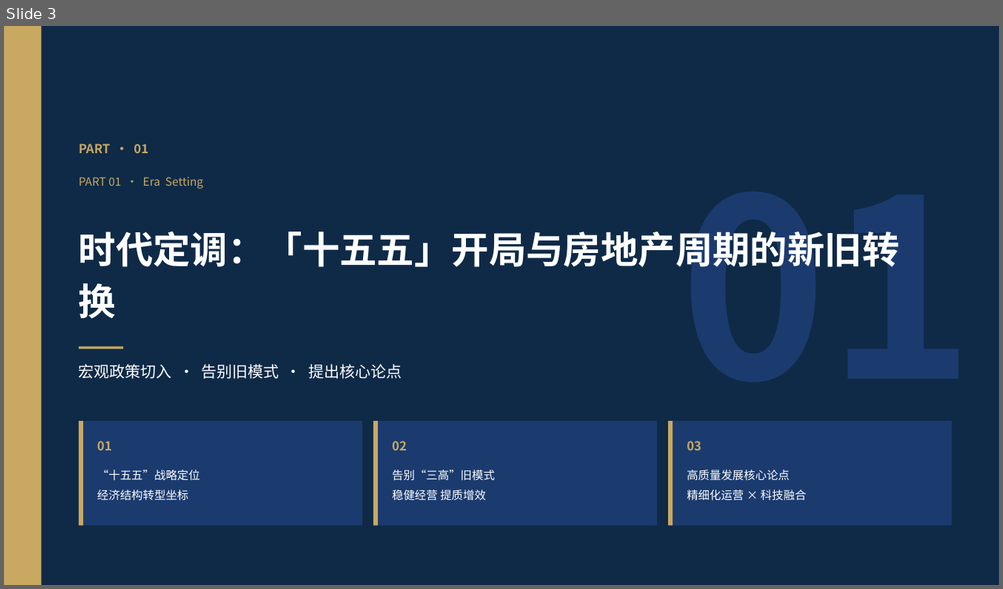
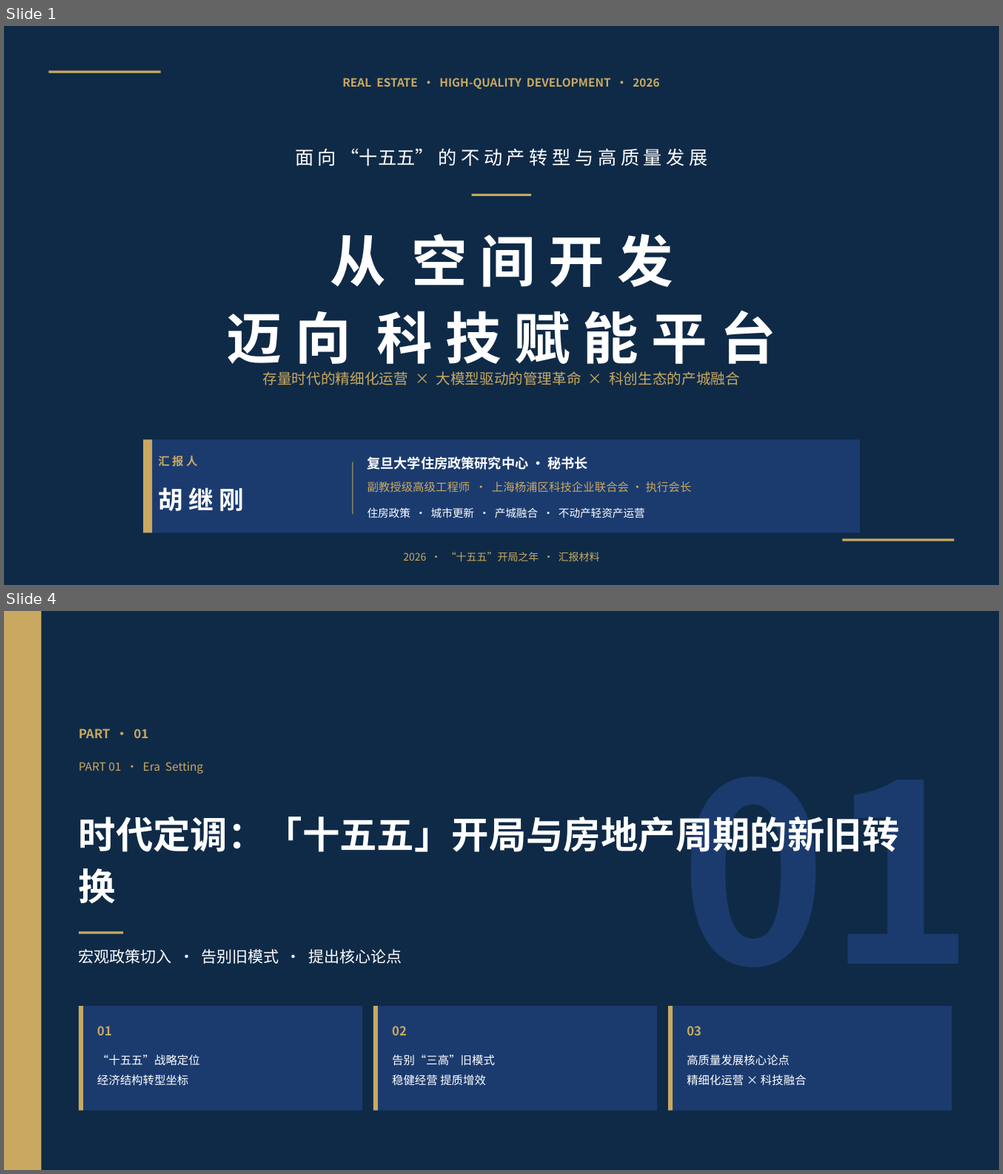
Before and after one commit to hujigang2010-maker/AIDEN, a slide deck: 十五五不动产高质量发展汇报.pptx. Shown one above the other, each under a label of ours: slide 3 before the commit, slides 1 and 4 after it; the slides between them are not shown. The pictures are 1003x589 and 1003x1174 pixels, drawn with LibreOffice and Linux fonts; fonts in the diff are those of the drawing. Boxes give left, top, right and bottom in pixels: in the first picture for what was removed or moved away, otherwise in the second. Text is boxed around its words. In the diff, an @@ line names an element or a change of style, - is before the commit and + after.

```diff
--- a/十五五不动产高质量发展汇报.pptx
+++ b/十五五不动产高质量发展汇报.pptx
@@ slide 1 added at <box>4,26,999,585</box>, background #FFFFFF @@
@@ rectangle added at <box>4,26,999,585</box>, fill #0F2A47 @@
@@ rectangle added at <box>48,70,161,73</box>, fill #C9A961 @@
@@ text added at <box>342,78,659,89</box>, 11 pt, text #C9A961, bold @@
+REAL ESTATE · HIGH-QUALITY DEVELOPMENT · 2026
@@ text added at <box>295,148,708,166</box>, 18 pt, text #FFFFFF @@
+面 向 “十五五” 的 不 动 产 转 型 与 高 质 量 发 展
@@ rectangle added at <box>472,194,532,196</box>, fill #C9A961 @@
@@ text added at <box>227,234,776,373</box>, 54 pt, text #FFFFFF, bold @@
+从 空 间 开 发
+迈 向 科 技 赋 能 平 台
@@ text added at <box>263,372,740,386</box>, 14 pt, text #C9A961 @@
+存量时代的精细化运营 × 大模型驱动的管理革命 × 科创生态的产城融合
@@ rectangle added at <box>144,440,859,534</box>, fill #1B3B6F @@
@@ rectangle added at <box>144,440,153,534</box>, fill #C9A961 @@
@@ text added at <box>158,454,197,469</box>, 11 pt, text #C9A961, bold @@
+汇 报 人
@@ rectangle added at <box>353,463,353,514</box>, fill #C9A961 @@
@@ text added at <box>367,457,589,470</box>, 13 pt, text #FFFFFF, bold @@
+复旦大学住房政策研究中心 · 秘书长
@@ text added at <box>158,488,244,511</box>, 24 pt, text #FFFFFF, bold @@
+胡 继 刚
@@ text added at <box>367,482,691,493</box>, 11 pt, text #C9A961 @@
+副教授级高级工程师 · 上海杨浦区科技企业联合会 · 执行会长
@@ text added at <box>367,508,645,518</box>, 10.5 pt, text #FFFFFF @@
+住房政策 · 城市更新 · 产城融合 · 不动产轻资产运营
@@ text added at <box>403,552,600,562</box>, 10 pt, text #C9A961 @@
+2026 · “十五五”开局之年 · 汇报材料
@@ rectangle added at <box>842,540,954,542</box>, fill #C9A961 @@
@@ what was slide 3 is now slide 4 @@
```
Also in this commit, not shown: 20 slides changed, 3 other slides added, 1 slide removed, 1 other file.
